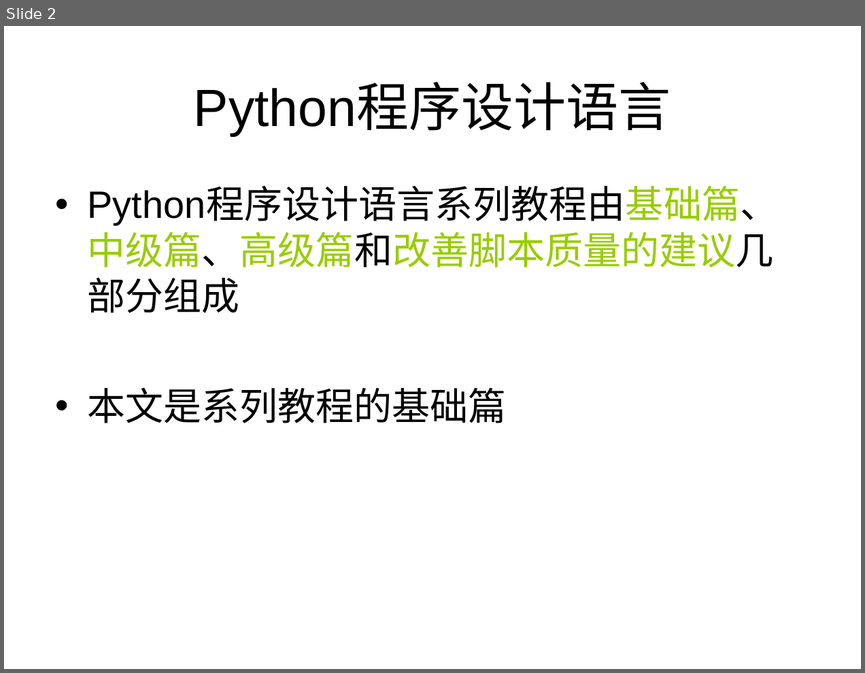
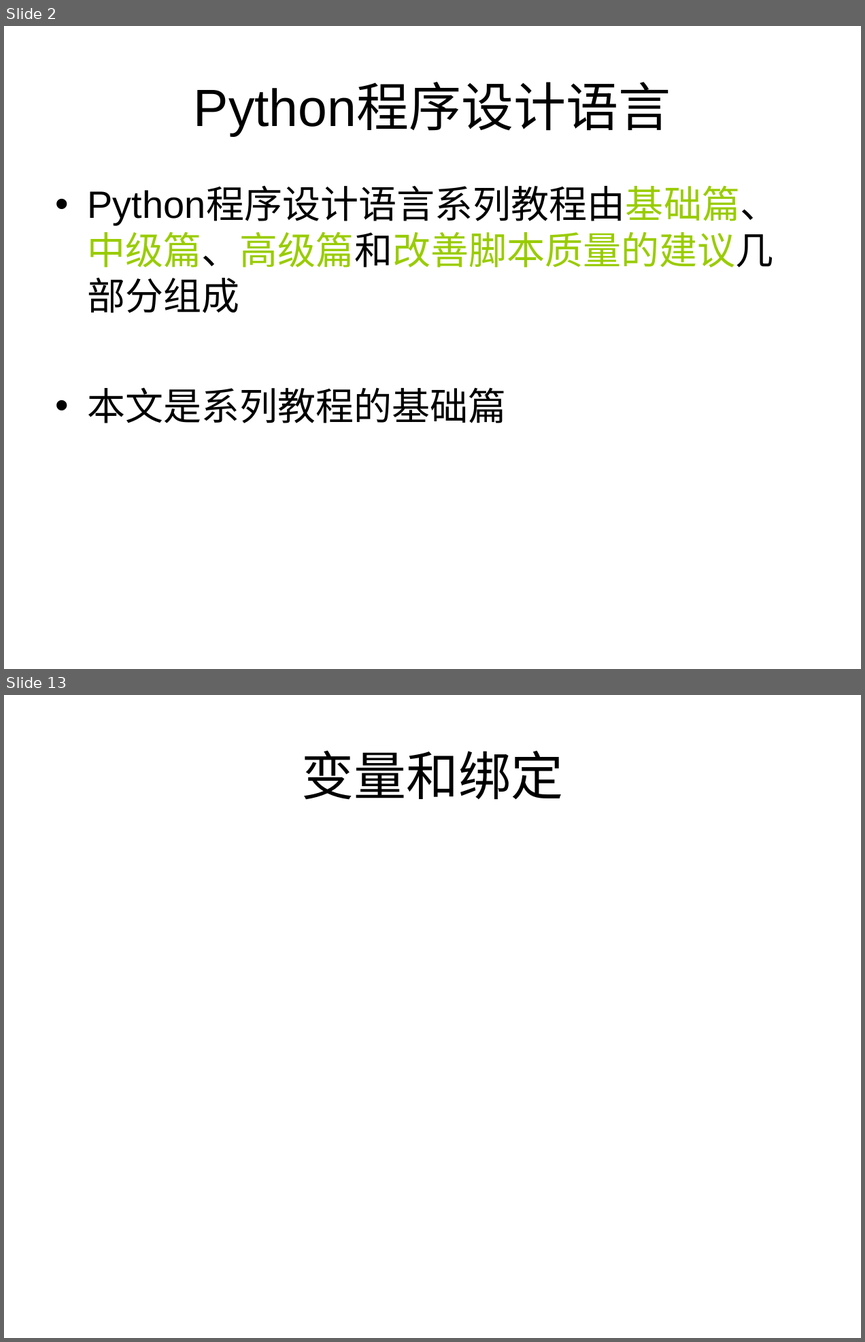
Before and after one commit to fengms83/code, a slide deck: python/doc/Python程序设计语言——基础篇.ppt. Shown one above the other, each under a label of ours: slide 2 before the commit, slides 2 and 13 after it; the slides between them are not shown. The pictures are 865x673 and 865x1342 pixels, drawn with LibreOffice and Linux fonts; fonts in the diff are those of the drawing. Boxes give left, top, right and bottom in pixels: in the first picture for what was removed or moved away, otherwise in the second. Text is boxed around its words. In the diff, an @@ line names an element or a change of style, - is before the commit and + after.

```diff
--- a/python/doc/Python程序设计语言——基础篇.ppt
+++ b/python/doc/Python程序设计语言——基础篇.ppt
@@ slide 13 added at [4,695,861,1338], background #FFFFFF @@
@@ title added at [301,750,563,800], 44 pt, text #000000 @@
+变量和绑定
```
Also in this commit, not shown: 1 slide changed, 27 other slides added, 1 slide removed.
